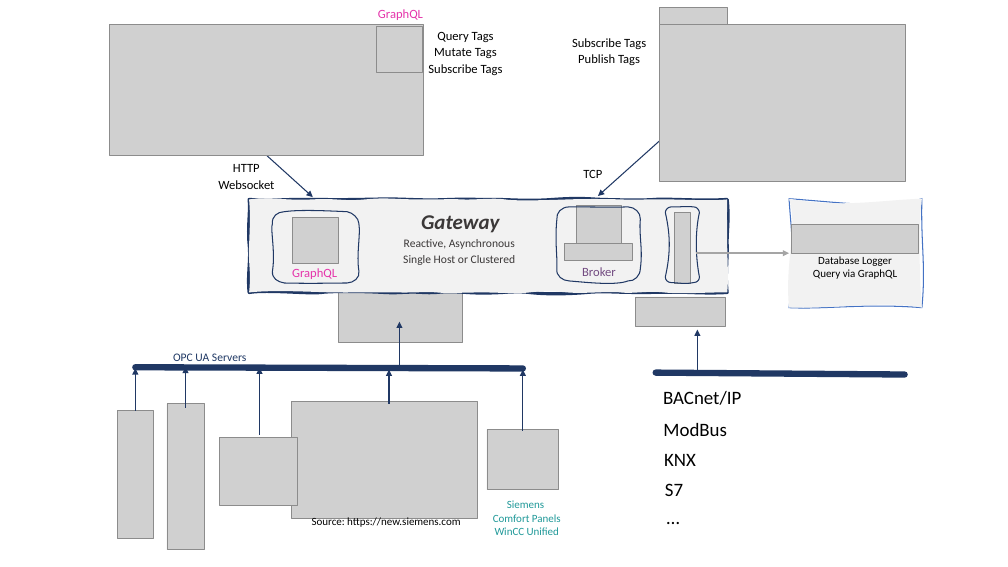
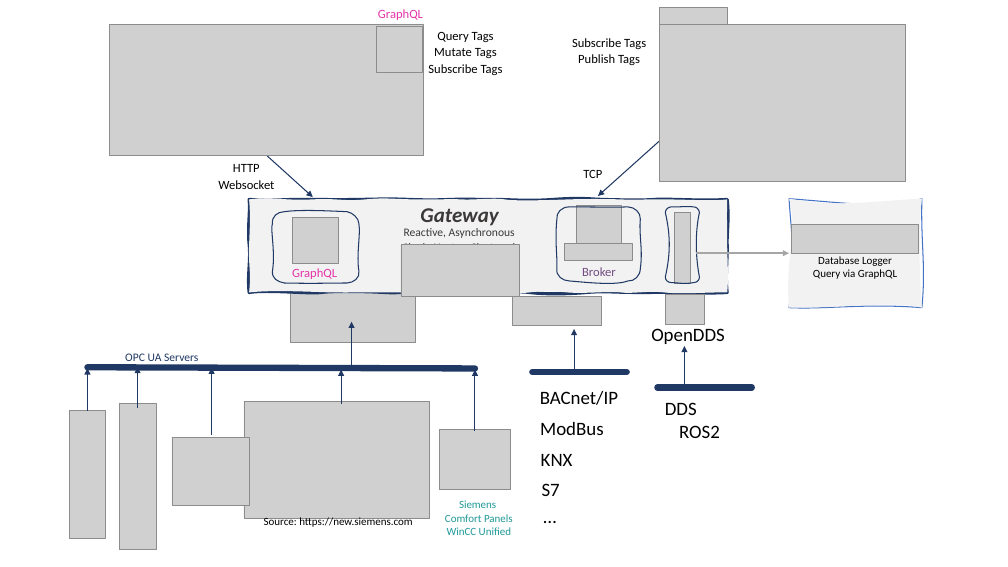
Before and after one commit to vogler75/automation-gateway, a slide deck: slide 1 of doc/Gateway.pptx (slide 2 before the commit). Drawn at 1008x567 pixels with LibreOffice and Linux fonts; fonts in the diff are those of the drawing; grey boxes stand for pictures. Boxes give left, top, right and bottom in pixels: in the first picture for what was removed or moved away, otherwise in the second. Text is boxed around its words. In the diff, an @@ line names an element or a change of style, - is before the commit and + after.

```diff
--- a/doc/Gateway.pptx
+++ b/doc/Gateway.pptx
@@ text "Gateway": place and size @@
-text "Gateway" at (421, 215, 499, 233)
+text "Gateway" at (420, 208, 498, 226)
@@ text "Gateway" at (420, 208, 498, 226): alignment left to centre @@
@@ text "Reactive, Asynchronous" rewrapped from (403, 239, 516, 265) to (403, 228, 516, 245) @@
@@ picture added at (401, 245, 520, 297) @@
@@ picture added at (665, 295, 705, 325) @@
@@ text added at (651, 328, 725, 347), 18 pt, text #000000 @@
+OpenDDS
@@ arrow added from (684, 386) to (684, 346), #203864 1 pt @@
@@ 4 arrows, 1 line: place and size @@
-4 arrows, 1 line at (135, 322, 523, 436)
+4 arrows, 1 line at (88, 322, 475, 436)
@@ 6 pictures, 3 texts, 2 arrows: place and size @@
-6 pictures, 3 texts, 2 arrows at (117, 273, 561, 550)
+6 pictures, 3 texts, 2 arrows at (69, 273, 513, 550)
@@ line moved from (656, 373) - (905, 374) to (532, 372) - (627, 372) @@
@@ line added from (658, 388) to (752, 388), #203864 6 pt @@
@@ text added at (665, 402, 697, 415), 18 pt, text #000000 @@
+DDS
@@ text added at (679, 425, 720, 438), 18 pt, text #000000 @@
+ROS2
@@ 5 texts, 1 picture, 1 arrow: place and size @@
-5 texts, 1 picture, 1 arrow at (636, 297, 741, 532)
+5 texts, 1 picture, 1 arrow at (512, 296, 618, 531)
```
Also in this commit, not shown: 1 slide removed, 23 other files.
